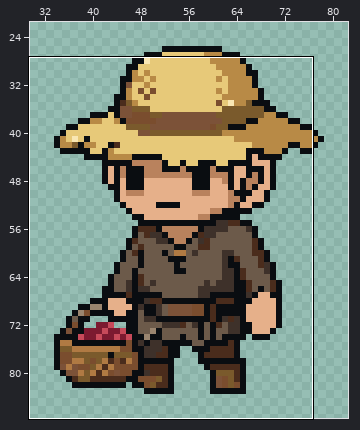
Edited in one commit: pixel-art file (ArtSource/EnemyArtCohesion/Native/BasketVillager_Idle-f7af5acc7c.aseprite). Above: a wide view before the commit, with the close-up outlined.
Close-up. As it was:
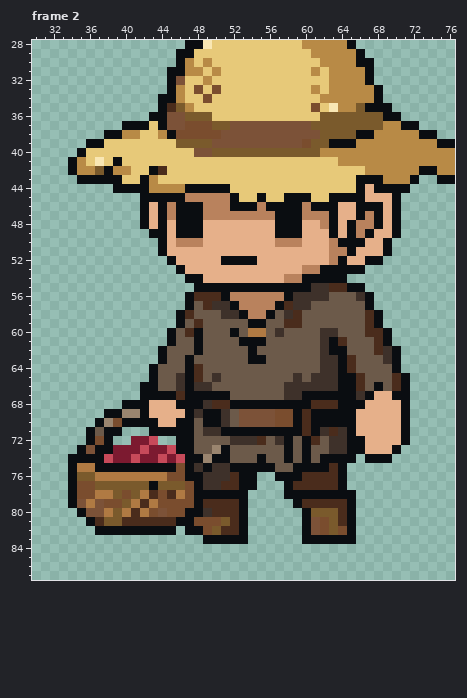
112x88 pixels, 9 frames. Shown: frame 2: x 30..76, y 28..87. The wide view leaves out empty margins. The commit also changed other frames or places, which this record leaves out.
Once edited:
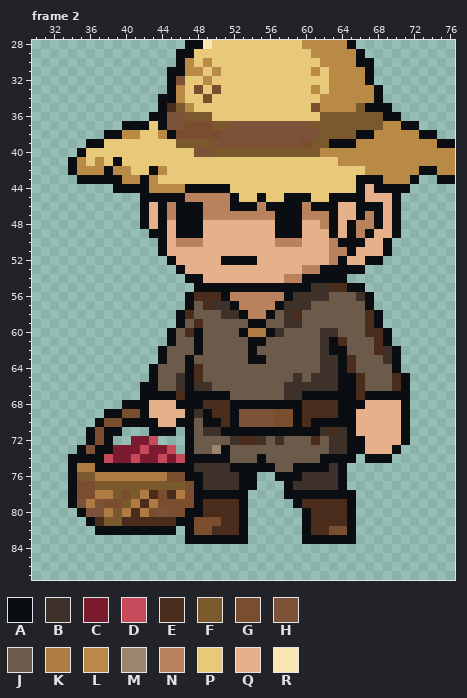
Palette (. is transparent): A #0a0d11  B #3e312a  C #7c1a30  D #c74a5a  E #4a2c1c  F #7a5a2c  G #7a4d2e  H #7c5238  J #6c5a4a  K #b07a43  L #b88a46  M #9a856f  N #b9825d  P #e7c979  Q #e6b08a  R #f9e7b4
Commit message: Save hand-edited Dungeon animations through Town Marshal idle Next editing tab: Town Marshal attack.
Edits made:
--- frame 2
@@ x 60..65 @@
 34 PPLLLL
-35 PGPRLL
+35 PGLLLL
 36 PPFFFF
@@ x 35..46 @@
 40 APPPPPPPPPPP
-41 LPRPAPPPPPPP
-42 LLFALLPPAEPP
-43 AAAAAPPALPPP
+41 LPLPAPPPPPPP
+42 LLLALLPPALPP
+43 AAAAALLALPPP
 44 ....AAAALLLL
@@ x 50..61 @@
 56 EANNNNNNABBB
-57 BBANNNNAEBBJ
+57 BBANNNNABBBJ
 58 JBBANNAJBEJJ
-59 JJJJAAJJEEJJ
-60 JJAJKKJBJJJJ
-61 JJJAAAJJJJJJ
+59 JJJJAAJJBBJJ
+60 JJJAKKABJJJJ
+61 JJJJAAJJJJJJ
 62 JJJJAJJJJJJJ
@@ x 30..76 @@
 64 .............AJJJAEJJJJJJJJJJJJJBBAEJJJJA......
-65 .............AJJBAEJBJJJJJJJJBJBBBAAEJJJEA.....
-66 ............AAJJBABBJJJJJJJJBBBBBBAAEJAJEA.....
-67 ............AAAAEAAAAAJJJJJJBBAAAAAABAQQAA.....
-68 ..........AAAQQQAAABEEAAAAAAAAAEEEAAAQQQQA.....
-69 ........AAMMAQQQQABAABJHHHHGGAEAAAAAQQQQQA.....
-70 .......AMGAAAAQQAAJAABJHHHHGGAEAAAAAQQQQQA.....
-71 ......AJAA...AAAAAJBBAAAAAAAAAEABEBAQQQQQA.....
-72 ......AGA..CCD..AAJJJJBBBEJBAJAEJBBAAQQQQA.....
-73 .....AHAACCCDCCDAAJJMAJJJJJJAJAJJBBAAQQQA......
-74 ....AAAADCCDCCDCDAAMAAJJJAJJAJAJAAAA.AAA.......
-75 ....AKKAAAAAAAAAGABABBAAAAAJJAAAAEA............
-76 ....AFFKKKKKKKKGGAABBBEAA..AAAEEEEA............
-77 ....AGGFFFFFFAFFFGABBEEAA...AEEEEEA............
+65 .............AJJBAEJJJJJJJJJJBJBBBAAEJJJEA.....
+66 ............AAJJBABBJJJJJJJJBBBBBBAAEJJJEA.....
+67 ............AAAAEAAAAAJJJJJJBBAAAAAAEAAAAA.....
+68 ..........AAAQQQAAAEEEAAAAAAAAEEEEAAAQQQQA.....
+69 ........AAGGAQQQQABAEEAHHHHGGAEEEEAAQQQQQA.....
+70 .......AGGAAAAQQAAJAAEAHHHHGGAEAAAAAQQQQQA.....
+71 ......AGAA...AAA.AJBBAAAAAAAAAAABEBAQQQQQA.....
+72 ......AGA..CCD...AJJJJBEEBJBJJJEJBBAAQQQQA.....
+73 .....AHAACCCDCCD.AJJMAJJJJJJJJJJJBBAAQQQA......
+74 ....AAAADCCDCCDCDAAAAAJJJAJJJJJJAAAA.AAA.......
+75 ....AKKAAAAAAAAAAABBBBAAAAAJJAAAABA............
+76 ....AFFKKKKKKKKGGAABBBBAA..AAABBBBA............
+77 ....AGGFFFFFFFFFFGABBBBAA...ABBBBBA............
 78 ....AGGKKFGFKEGEKGAAAAAA....AAAAAAAA...........
 79 ....AHKHGGFKEKGGGGAEEEEA.....AEEEEEA...........
-80 .....AHHKFKEKGHGGAABEEEA......AFFFEA...........
-81 ......AEFFEEEEEEAAGGGFEA......AHGFEA...........
-82 .......AAAAAAAAA.AAGFEEA......AHGFGA...........
-83 ...................AAAAA......AAAAAA...........
+80 .....AHHKFKEKGHGGAAEEEEA......AEEEEA...........
+81 ......AEFFEEEEEEAAGGGEEA......AEEEEA...........
+82 .......AAAAAAAAA.AGGEEEA......AEEGGA...........
+83 .................AAAAAAA......AAAAAA...........
 84 ...............................................
